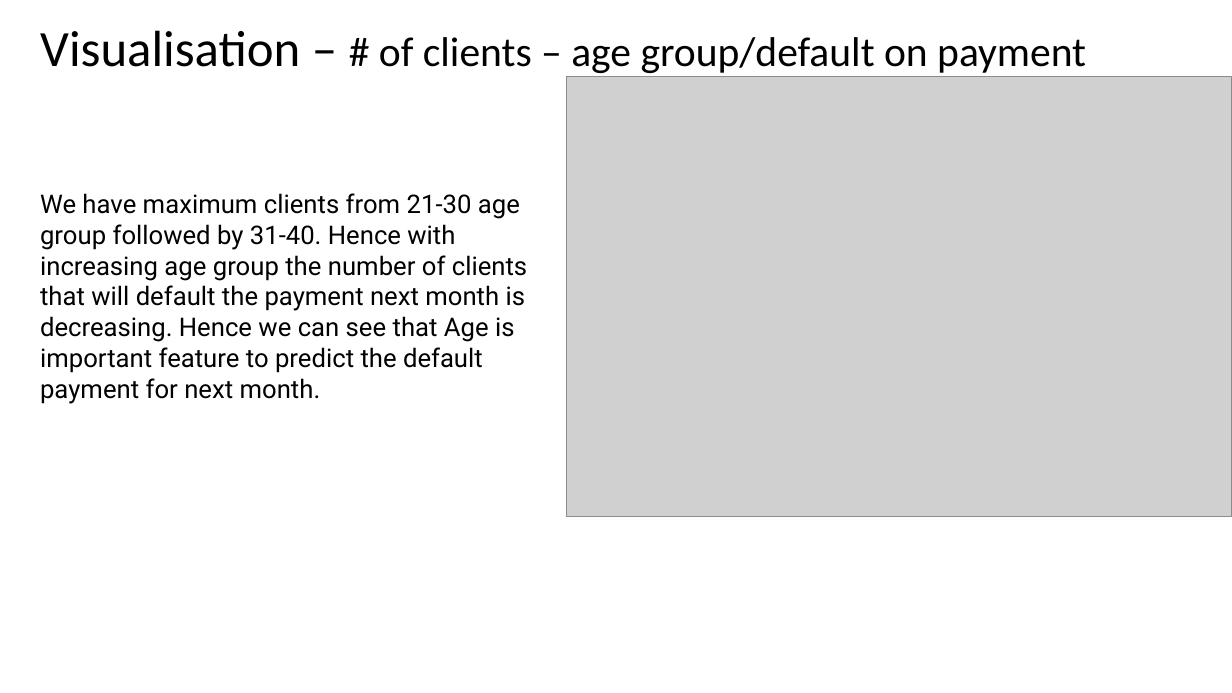
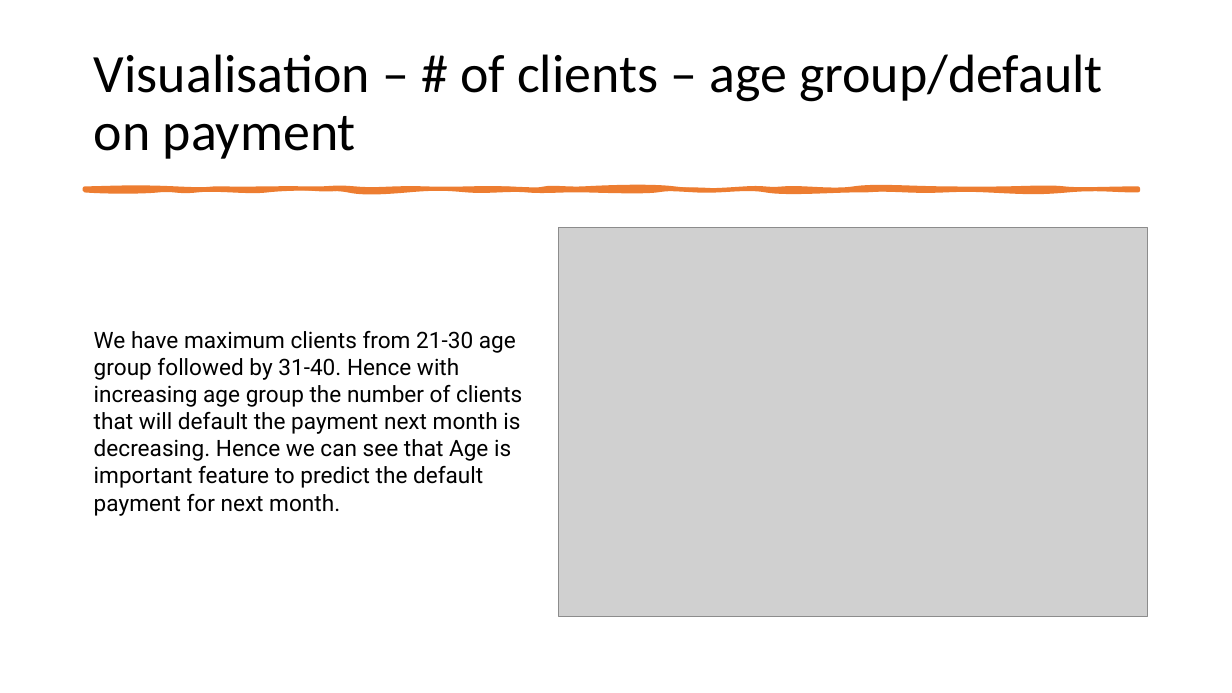
Before and after one commit to pragyanandan/mini-Project-2-ML, a slide deck: slide 6 of Mini-Project.pptx. Drawn at 1232x693 pixels with LibreOffice and Linux fonts; fonts in the diff are those of the drawing; grey boxes stand for pictures. Boxes give left, top, right and bottom in pixels: in the first picture for what was removed or moved away, otherwise in the second. Text is boxed around its words. In the diff, an @@ line names an element or a change of style, - is before the commit and + after.

```diff
--- a/Mini-Project.pptx
+++ b/Mini-Project.pptx
@@ title "Visualisation – # of clients ...": place and size @@
-title "Visualisation – # of clients ..." at [40,30,1086,73]
+title "Visualisation – # of clients ..." at [94,54,1103,159]
@@ title "Visualisation – # of clients ..." at [94,54,1103,159]: size 39.6 to 42 pt in "Visualisation –"; size 32.4 to 42 pt in "# of clients – age group/default on ..." @@
@@ freeform shape added at [85,189,1139,190], fill #ED7D31, outline #ED7D31 3.25 pt @@
@@ picture: place and size @@
-picture at [567,77,1232,517]
+picture at [559,227,1148,616]
@@ text "We have maximum clients from ...": place and size @@
-text "We have maximum clients from ..." at [40,193,527,404]
+text "We have maximum clients from ..." at [94,331,522,516]
@@ text "We have maximum clients from ..." at [94,331,522,516]: size 20 to 17.6 pt; more space between paragraphs @@
```
Also in this commit, not shown: 12 other slides changed, 11 slides added, 1 slide removed, 2 other files.
